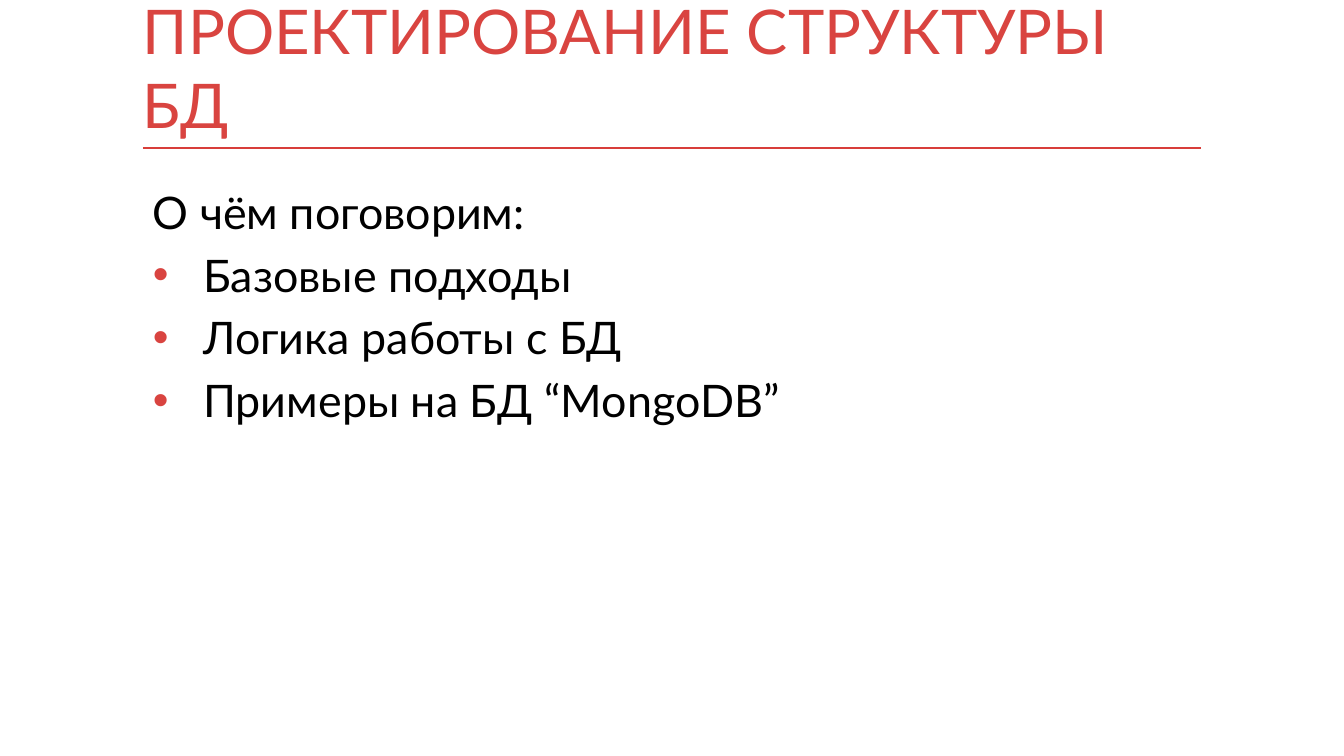
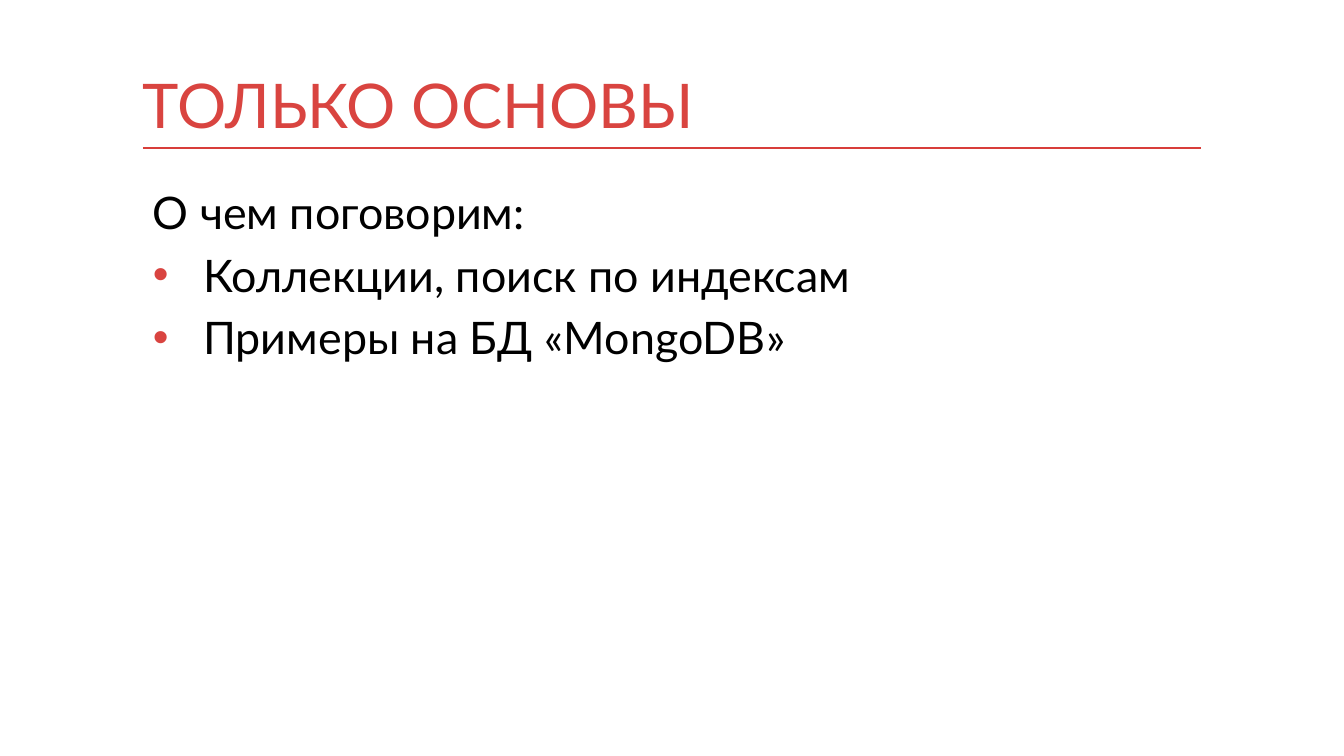
Before and after one commit to mnenorm74/web-game, a slide deck: slide 30 of db.pptx (slide 16 before the commit). Drawn at 1344x756 pixels with LibreOffice and Linux fonts; fonts in the diff are those of the drawing. Boxes give left, top, right and bottom in pixels: in the first picture for what was removed or moved away, otherwise in the second. Text is boxed around its words. In the diff, an @@ line names an element or a change of style, - is before the commit and + after.

```diff
--- a/db.pptx
+++ b/db.pptx
@@ title at [143,83,694,129]: text changed @@
-ПРОЕКТИРОВАНИЕ СТРУКТУРЫ БД
+ТОЛЬКО ОСНОВЫ
@@ text at [153,196,850,363]: text changed @@
-О чём поговорим:
-• Базовые подходы
-• Логика работы с БД
-• Примеры на БД “MongoDB”
+О чем поговорим:
+• Коллекции, поиск по индексам
+• Примеры на БД «MongoDB»
```
Also in this commit, not shown: 39 other slides changed, 28 slides added, 3 slides removed, 2 other files.
